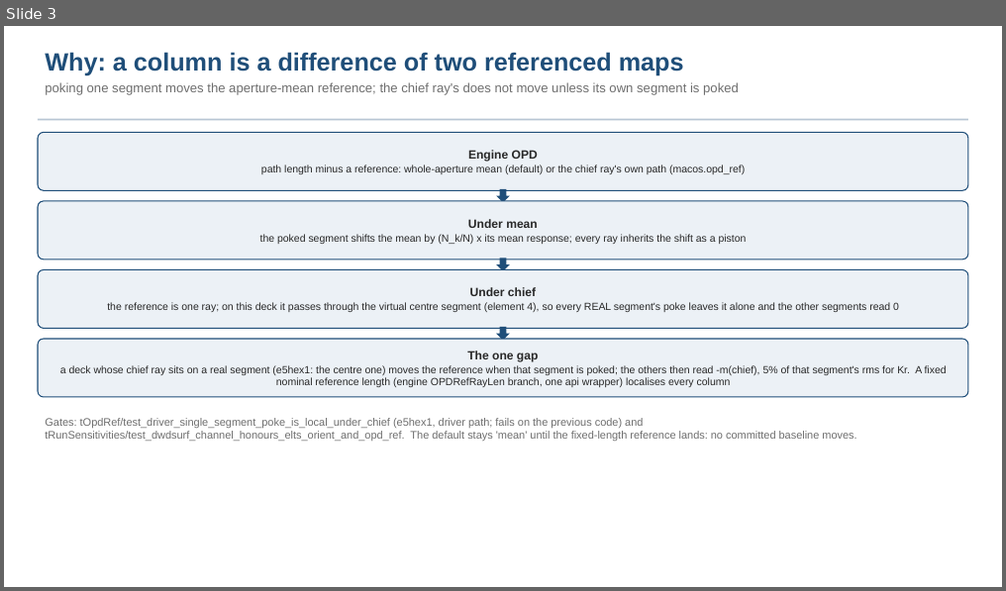
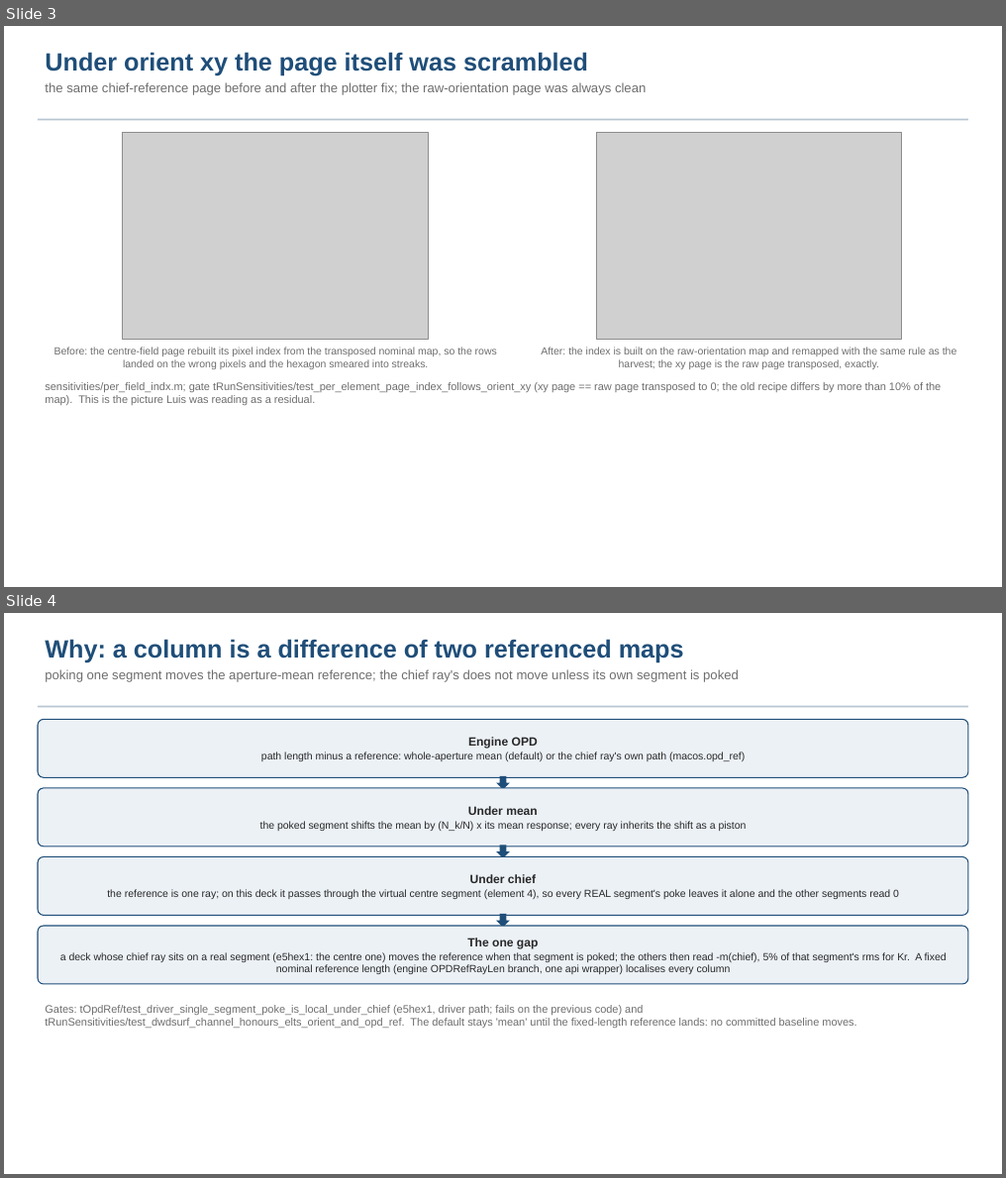
Before and after one commit to nasa-jpl/macos, a slide deck: demo_session/deck_dwdsurf_options.pptx. Shown one above the other, each under a label of ours: slide 3 before the commit, slides 3 and 4 after it. The pictures are 1006x591 and 1006x1178 pixels, drawn with LibreOffice and Linux fonts; fonts in the diff are those of the drawing; grey boxes stand for pictures. Boxes give left, top, right and bottom in pixels: in the first picture for what was removed or moved away, otherwise in the second. Text is boxed around its words. In the diff, an @@ line names an element or a change of style, - is before the commit and + after.

```diff
--- a/demo_session/deck_dwdsurf_options.pptx
+++ b/demo_session/deck_dwdsurf_options.pptx
@@ slide 3 added at (4,26,1002,587), background #FFFFFF @@
@@ text added at (45,52,646,95), 12.5 pt, text #6E6E6E @@
+Under orient xy the page itself was scrambled
+the same chief-reference page before and after the plotter fix; the raw-orientation page was always clean
@@ rectangle added at (38,119,968,120), fill #B8C6D4 @@
@@ picture added at (123,132,429,340) @@
@@ picture added at (596,132,902,340) @@
@@ text added at (54,347,497,370), 10 pt, text #6E6E6E @@
+Before: the centre-field page rebuilt its pixel index from the transposed nominal map, so the rows landed on the wrong pixels and the hexagon smeared into streaks.
@@ text added at (541,347,957,370), 10 pt, text #6E6E6E @@
+After: the index is built on the raw-orientation map and remapped with the same rule as the harvest; the xy page is the raw page transposed, exactly.
@@ text added at (45,382,941,405), 10.5 pt, text #6E6E6E @@
+sensitivities/per_field_indx.m; gate tRunSensitivities/test_per_element_page_index_follows_orient_xy (xy page == raw page transposed to 0; the old recipe differs by more than 10% of the map). This is the picture Luis was reading as a residual.
@@ what was slide 3 is now slide 4 @@
```
Also in this commit, not shown: 1 slide changed, 8 other files.
